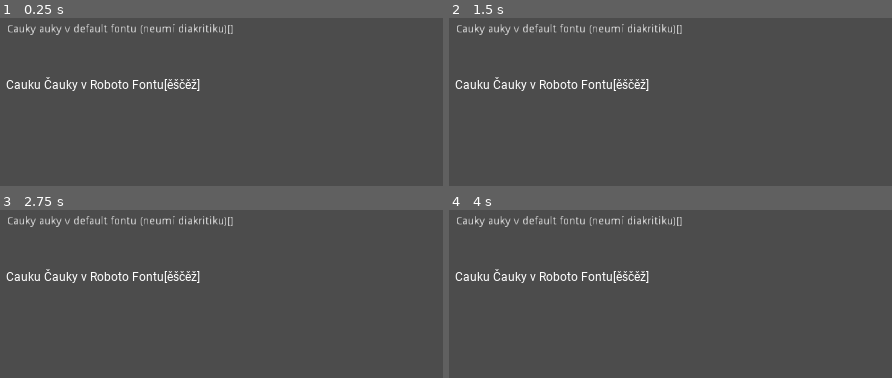
Above: before the commit, frames 1-4 (two rows, left to right).
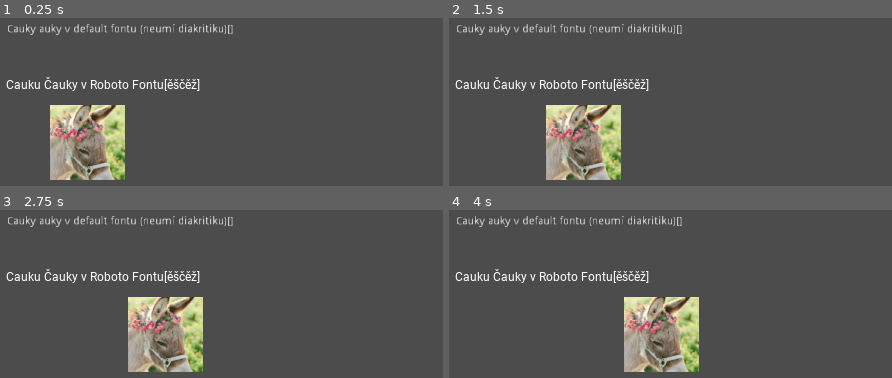
Above: after the commit, the same moments.

Repository: allemansratten/sos
Game: Godot game, scene res://scenes/game.tscn
The game is run twice, just before and just after one commit, with the same random seed, the same clock (stepped at 60 frames per second) and the same inputs.
Inputs:
- Up to frame 1 (0.25 s): no input
- Up to frame 2 (1.5 s): tap Enter at 1.25 s
- Up to frame 3 (2.75 s): no input
- Up to frame 4 (4 s): tap Space at 2.75 s

The runs differ from the first frame. In frame 1, 7.3% of the frame differs, in the area x 11-29%, y 51-97%; in frame 2, 7.3%, in the area x 21-39%, y 51-97%; in frame 3, 7.3%; in frame 4, 7.3%.

Commit message:
basic movement

Diff:
--- a/scenes/game.tscn
+++ b/scenes/game.tscn
@@ -1,9 +1,10 @@
-[gd_scene load_steps=6 format=2]
+[gd_scene load_steps=7 format=2]
 
 [ext_resource path="res://fonts/Roboto-Regular.ttf" type="DynamicFontData" id=1]
 [ext_resource path="res://scripts/klikaci_skript.gd" type="Script" id=2]
-[ext_resource path="res://scripts/partner.gd" type="Script" id=3]
+[ext_resource path="res://scripts/partner_driver.gd" type="Script" id=3]
 [ext_resource path="res://scripts/gamescene_root.gd" type="Script" id=4]
+[ext_resource path="res://scenes/partner.tscn" type="PackedScene" id=5]
 
 [sub_resource type="DynamicFont" id=1]
 font_data = ExtResource( 1 )
@@ -28,6 +29,7 @@
 text = "Cauku Čauky v Roboto Fontu"
 script = ExtResource( 2 )
 
-[node name="Node2D" type="Node2D" parent="."]
+[node name="PartnerDriver" type="Node2D" parent="."]
 position = Vector2( 172, 193 )
 script = ExtResource( 3 )
+partner_scene = ExtResource( 5 )
--- /dev/null
+++ b/scenes/partner.tscn
@@ -0,0 +1,10 @@
+[gd_scene load_steps=3 format=2]
+
+[ext_resource path="res://scripts/partner.gd" type="Script" id=1]
+[ext_resource path="res://resources/donkey.png" type="Texture" id=2]
+
+[node name="Node2D" type="Node2D"]
+script = ExtResource( 1 )
+
+[node name="Sprite" type="Sprite" parent="."]
+texture = ExtResource( 2 )
--- a/scripts/partner.gd
+++ b/scripts/partner.gd
@@ -3,10 +3,14 @@
 const ALL_COLORS = ["red", "green", "blue", "pink", "yellow", "blankytněmodrájakobarvavýchodobrněnskéhopotokaránopolehounkémdešti"]
 const ALL_GOALS = ["cafe", "cinema", "park", "library", "gallery", "disco"]
 
+# frame every half a second
+const SPEED_TIMESTEP = 0.5
+var speed = 20
 
 var colors = []
 var goal
 var patience = 2.0
+
 
 func random_color_choice(n_colors=2):
 	var colors_tmp = ALL_COLORS
@@ -26,11 +30,22 @@
 	random_goal_choice()
 	prints(colors, goal)
 
-# Called every frame. 'delta' is the elapsed time since the previous frame.
+
+var delta_acc = 0
+
 func _process(delta):
+	delta_acc += delta
+	if delta_acc >= SPEED_TIMESTEP:
+		delta_acc -= SPEED_TIMESTEP
+		_process_timestep()
+
+	# process patience
 	patience -= delta
 	if patience <= 0:
 		# TODO: this will break when the parent is not the node with game_over function
 		get_parent().game_over("patience")
 	else:
 		print(patience)
+
+func _process_timestep():
+	position.x += speed
--- a/scripts/partner_driver.gd
+++ b/scripts/partner_driver.gd
@@ -1,19 +1,17 @@
 extends Node
 
-
-# Declare member variables here. Examples:
-# var a = 2
-# var b = "text"
+export(PackedScene) var partner_scene
 
 
 # Called when the node enters the scene tree for the first time.
 func _ready():
-	pass # Replace with function body.
+	spawn_partner()
 
 func spawn_partner():
-	# TODO
-	pass
+	print("spawning")
+	var partner = partner_scene.instance()
+	add_child(partner)
 
-# Called every frame. 'delta' is the elapsed time since the previous frame.
-#func _process(delta):
-#	pass
+func game_over(reason):
+	# this relays the game_over call from partner
+	get_parent().game_over(reason)
Binary file added: resources/donkey.png
Not shown, added: resources/donkey.png.import
Not shown, added: resources/tilemap.png.import
